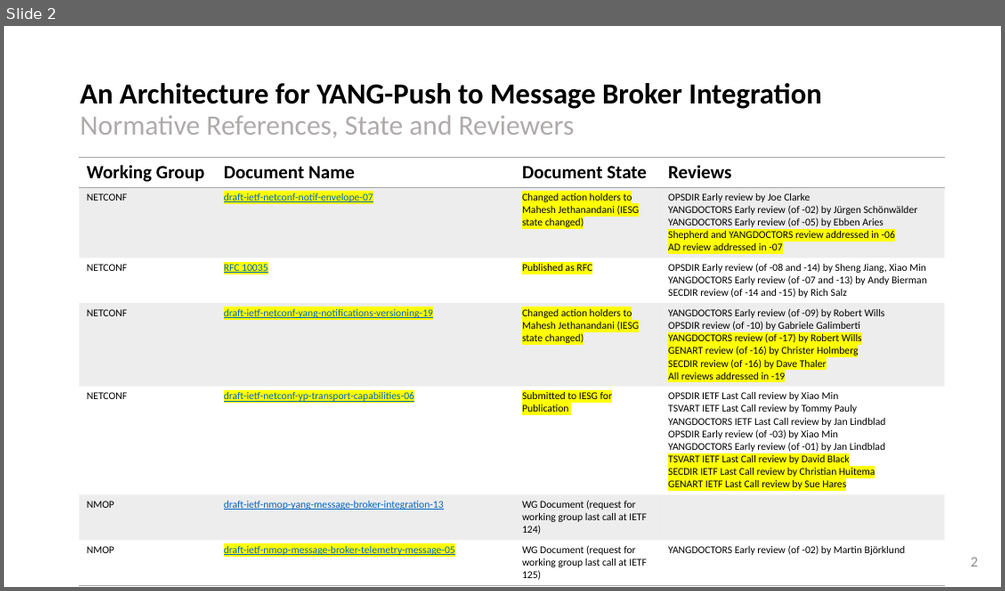
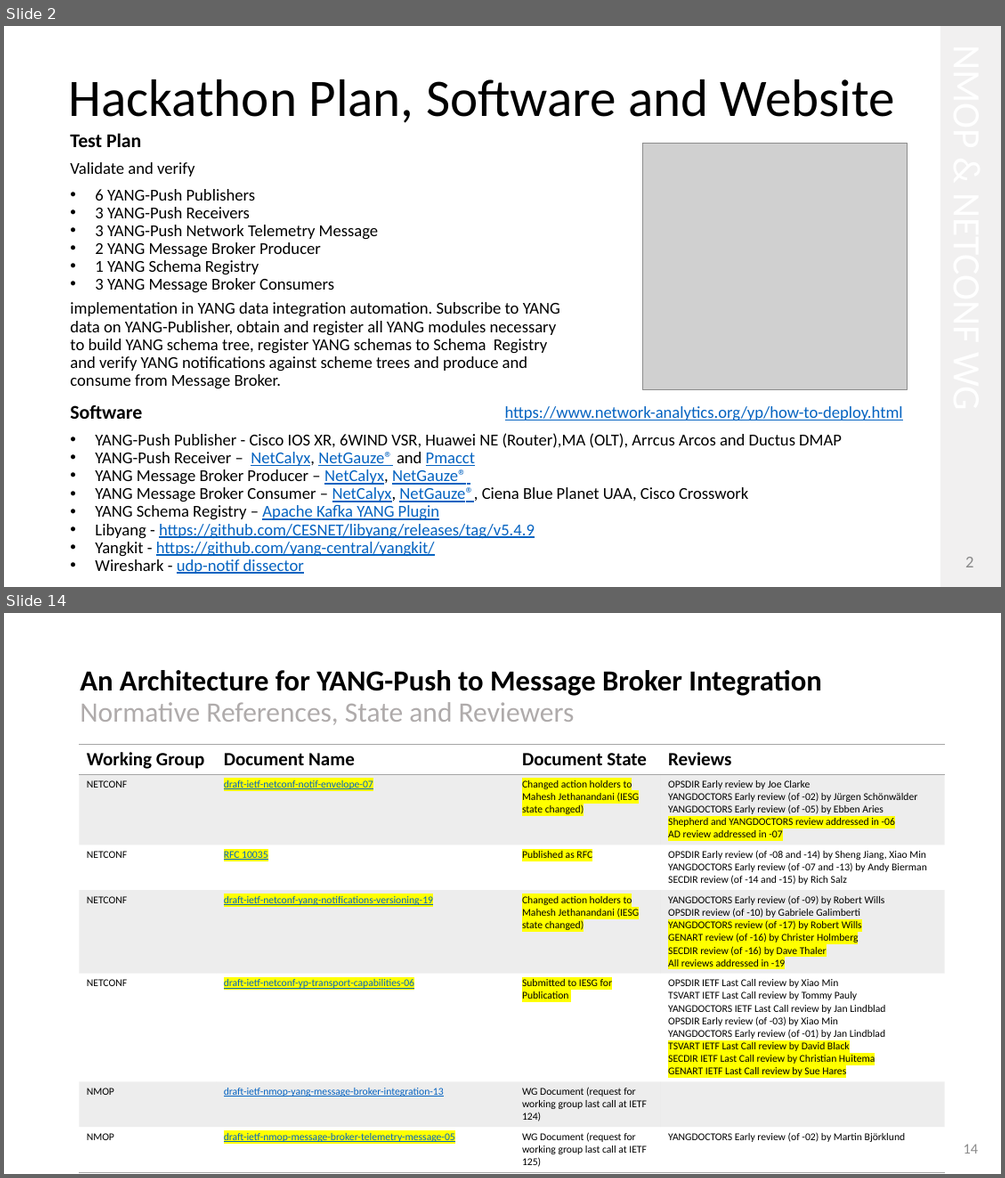
Before and after one commit to network-analytics/ietf-network-analytics-document-status, a slide deck: 127/NMOP/draft-ietf-nmop-yang-message-broker-integration-13.pptx. Shown one above the other, each under a label of ours: slide 2 before the commit, slides 2 and 14 after it; the slides between them are not shown. The pictures are 1005x591 and 1005x1178 pixels, drawn with LibreOffice and Linux fonts; fonts in the diff are those of the drawing; grey boxes stand for pictures. Boxes give left, top, right and bottom in pixels: in the first picture for what was removed or moved away, otherwise in the second. Text is boxed around its words. In the diff, an @@ line names an element or a change of style, - is before the commit and + after.

```diff
--- a/127/NMOP/draft-ietf-nmop-yang-message-broker-integration-13.pptx
+++ b/127/NMOP/draft-ietf-nmop-yang-message-broker-integration-13.pptx
@@ slide 2 added at (4, 26, 1001, 587), background #FFFFFF @@
@@ rectangle added at (940, 26, 1001, 587), fill #F1F0F0 @@
@@ title added at (68, 79, 895, 123), 50.7 pt, text #000000 @@
+Hackathon Plan, Software and Website
@@ text added at (70, 133, 841, 573), 16 pt, text #000000 @@
+Test Plan
+Validate and verify
+• 6 YANG-Push Publishers
+• 3 YANG-Push Receivers
+• 3 YANG-Push Network Telemetry Message
+• 2 YANG Message Broker Producer
+• 1 YANG Schema Registry
+• 3 YANG Message Broker Consumers
+implementation in YANG data integration automation. Subscribe to YANG
+data on YANG-Publisher, obtain and register all YANG modules necessary
+to build YANG schema tree, register YANG schemas to Schema Registry
+and verify YANG notifications against scheme trees and produce and
+consume from Message Broker.
+Software
+• YANG-Push Publisher - Cisco IOS XR, 6WIND VSR, Huawei NE (Router),MA (OLT), Arrcus Arcos and Ductus DMAP
+• YANG-Push Receiver – NetCalyx, NetGauze® and Pmacct
+• YANG Message Broker Producer – NetCalyx, NetGauze®
+• YANG Message Broker Consumer – NetCalyx, NetGauze®, Ciena Blue Planet UAA, Cisco Crosswork
+• YANG Schema Registry – Apache Kafka YANG Plugin
+• Libyang - https://github.com/CESNET/libyang/releases/tag/v5.4.9
+• Yangkit - https://github.com/yang-central/yangkit/
+• Wireshark - udp-notif dissector
@@ picture added at (643, 143, 907, 390) @@
@@ text added at (505, 406, 903, 421), 16 pt, text #0563C1, underline @@
+https://www.network-analytics.org/yp/how-to-deploy.html
@@ page number added at (965, 556, 973, 567), 16 pt, text #888888 @@
+2
@@ what was slide 2 is now slide 14 @@
@@ page number at (963, 1143, 979, 1153): text changed @@
-2
+14
```
Also in this commit, not shown: 12 other slides added, 1 slide removed, 1 other file.
